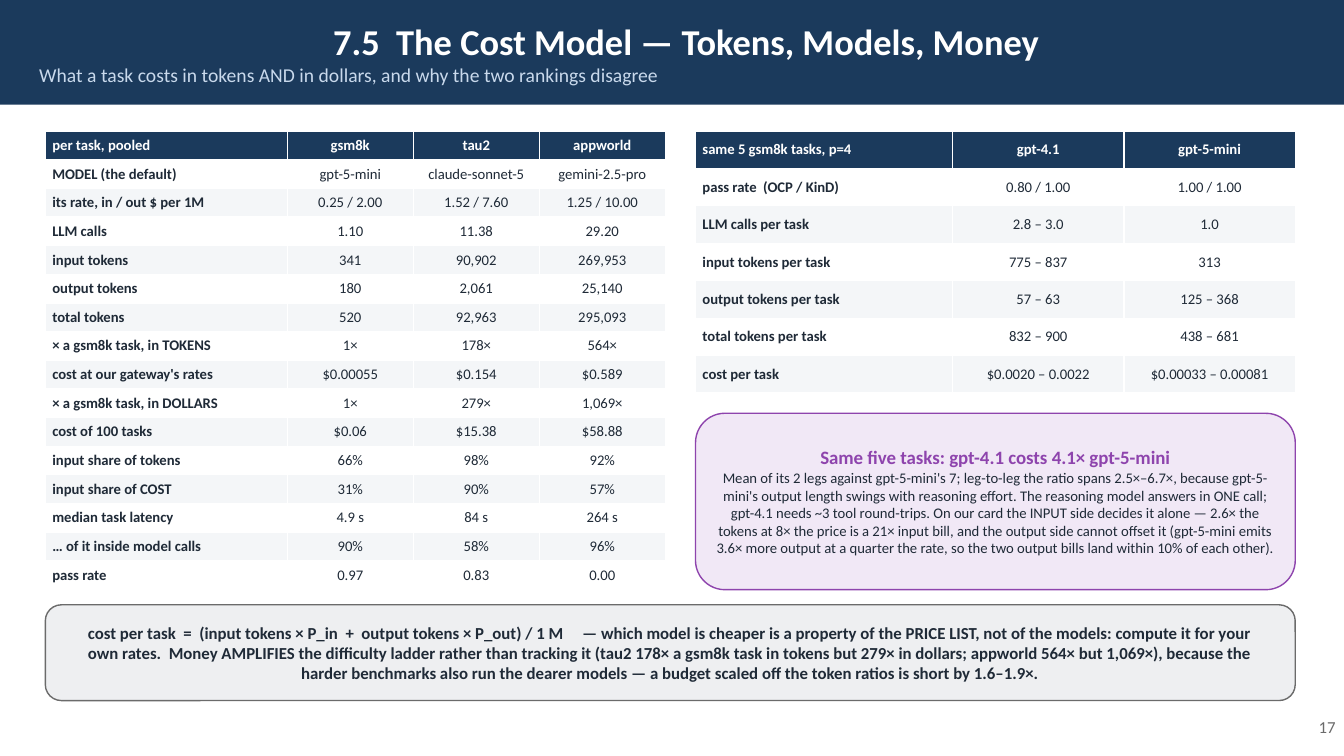
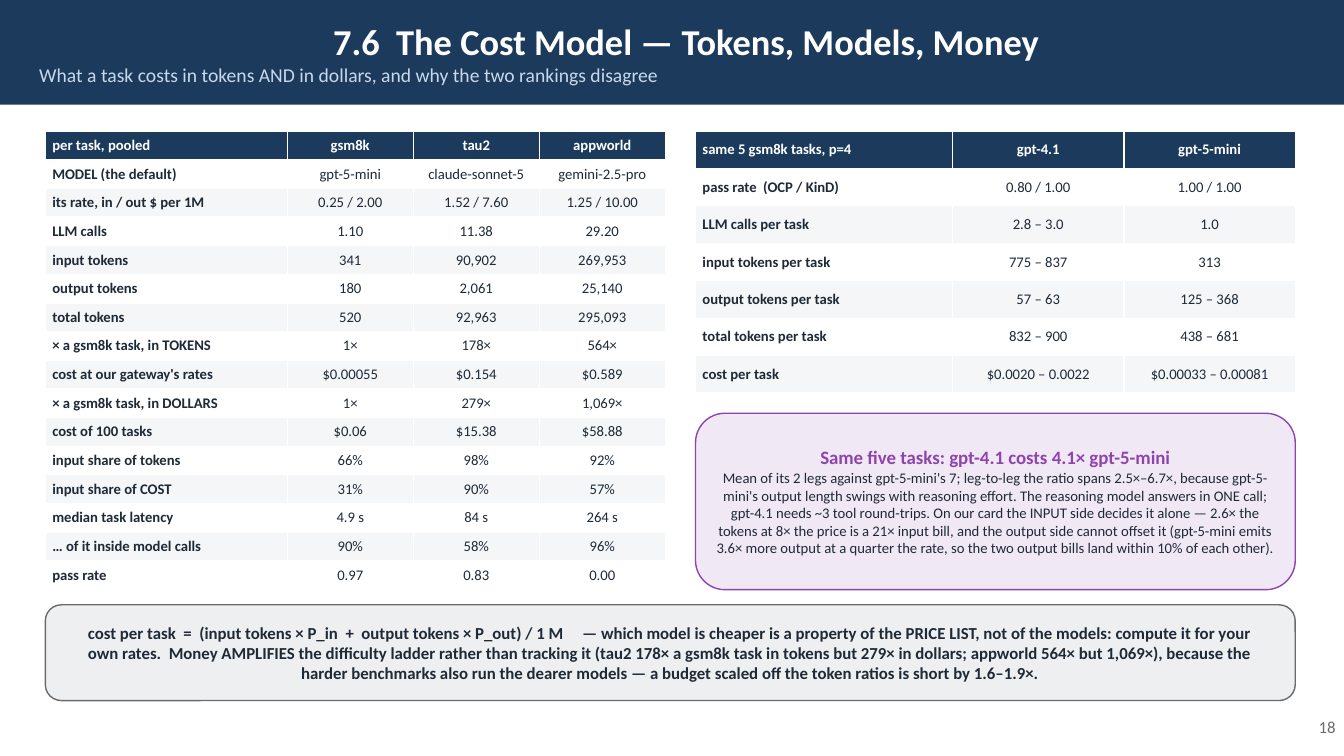
Before and after one commit to rossoctl/autobench, a slide deck: slide 18 of docs/AutoBench.pptx (slide 17 before the commit). Drawn at 1344x756 pixels with LibreOffice and Linux fonts; fonts in the diff are those of the drawing. Boxes give left, top, right and bottom in pixels: in the first picture for what was removed or moved away, otherwise in the second. Text is boxed around its words. In the diff, an @@ line names an element or a change of style, - is before the commit and + after.

```diff
--- a/docs/AutoBench.pptx
+++ b/docs/AutoBench.pptx
@@ text in rectangle at <box>333,29,1039,61</box>: text changed @@
-7.5 The Cost Model — Tokens, Models, Money
+7.6 The Cost Model — Tokens, Models, Money
@@ text at <box>1319,721,1336,733</box>: text changed @@
-17
+18
```
Also in this commit, not shown: 13 other slides changed, 7 other files.
